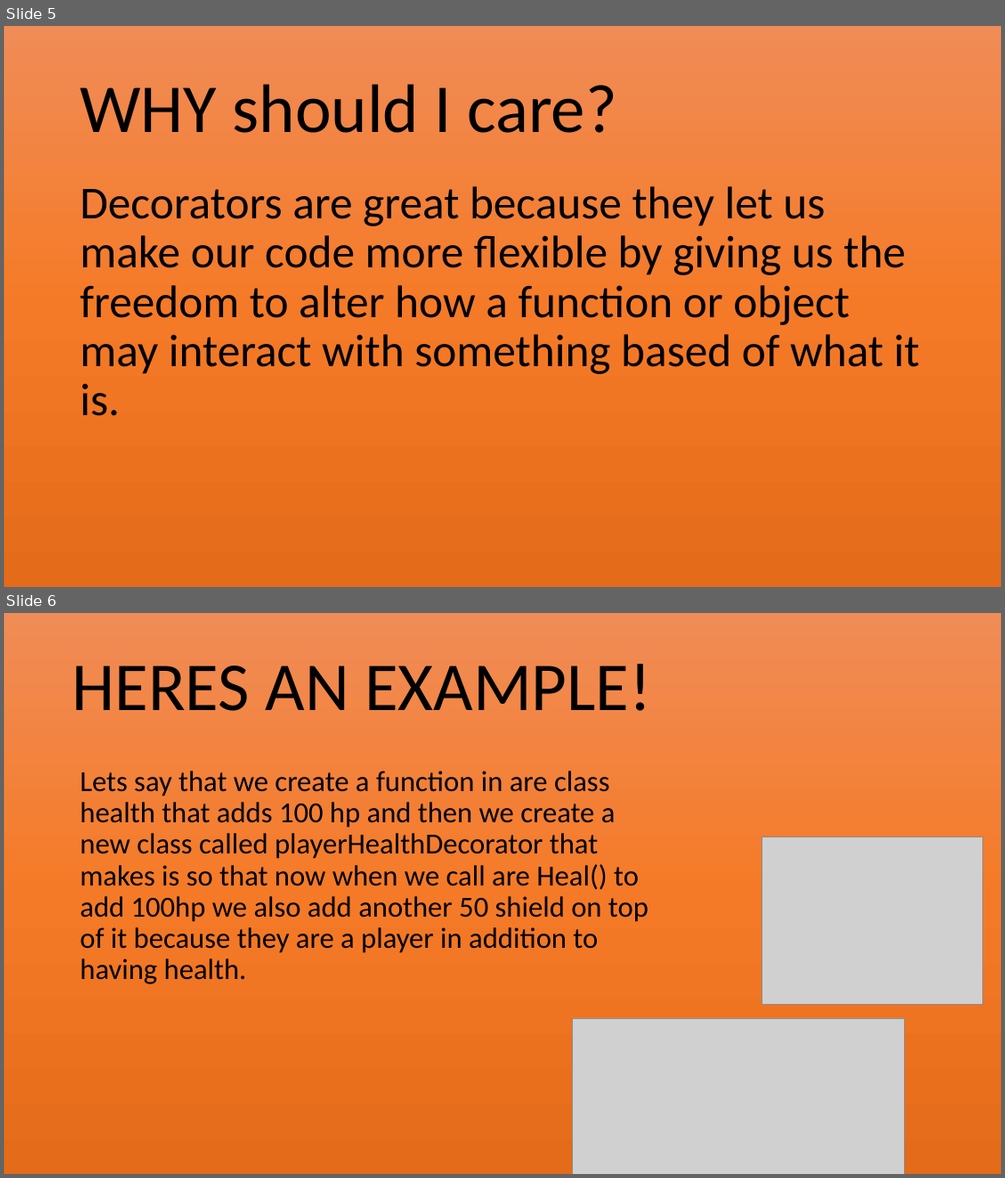
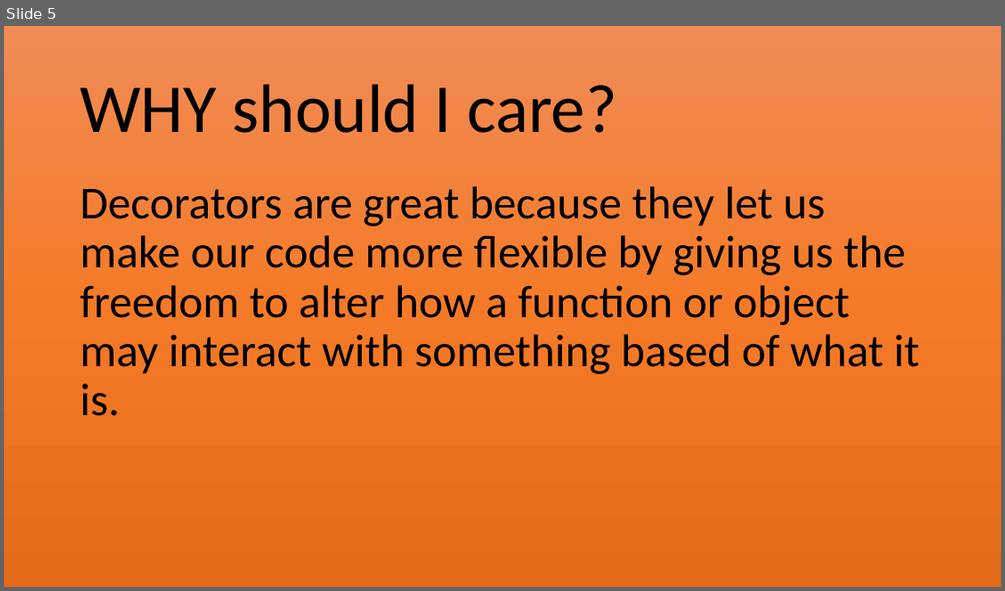
Before and after one commit to Jovic1000/Decorators, a slide deck: Decorators.pptx. Shown one above the other, each under a label of ours: slides 5 and 6 before the commit, slide 5 after it. The pictures are 1005x1178 and 1005x591 pixels, drawn with LibreOffice and Linux fonts; fonts in the diff are those of the drawing; grey boxes stand for pictures. Boxes give left, top, right and bottom in pixels: in the first picture for what was removed or moved away, otherwise in the second. Text is boxed around its words. In the diff, an @@ line names an element or a change of style, - is before the commit and + after.

```diff
--- a/Decorators.pptx
+++ b/Decorators.pptx
@@ slide 6 removed at (x1=4, y1=613, x2=1001, y2=1174), background #FFFFFF @@
@@ rectangle removed at (x1=4, y1=613, x2=1001, y2=1174) @@
@@ text removed at (x1=73, y1=664, x2=651, y2=711) @@
-HERES AN EXAMPLE!
@@ text removed at (x1=80, y1=771, x2=648, y2=984) @@
-Lets say that we create a function in are class health that adds 100 hp and then we create a new class called playerHealthDecorator that makes is so that now when we call are Heal() to add 100hp we also add another 50 shield on top of it because they are a player in addition to having health.
@@ picture removed at (x1=761, y1=837, x2=982, y2=1004) @@
@@ picture removed at (x1=573, y1=1018, x2=905, y2=1174) @@
```
Also in this commit, not shown: 2 slides changed, 7 slides added, 1 other file.
